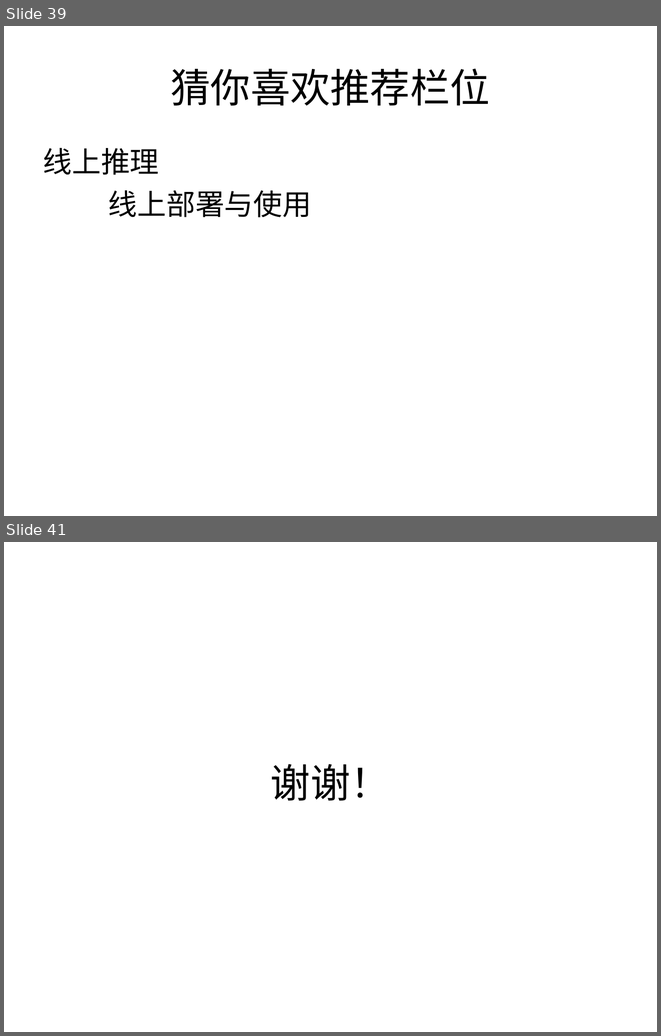
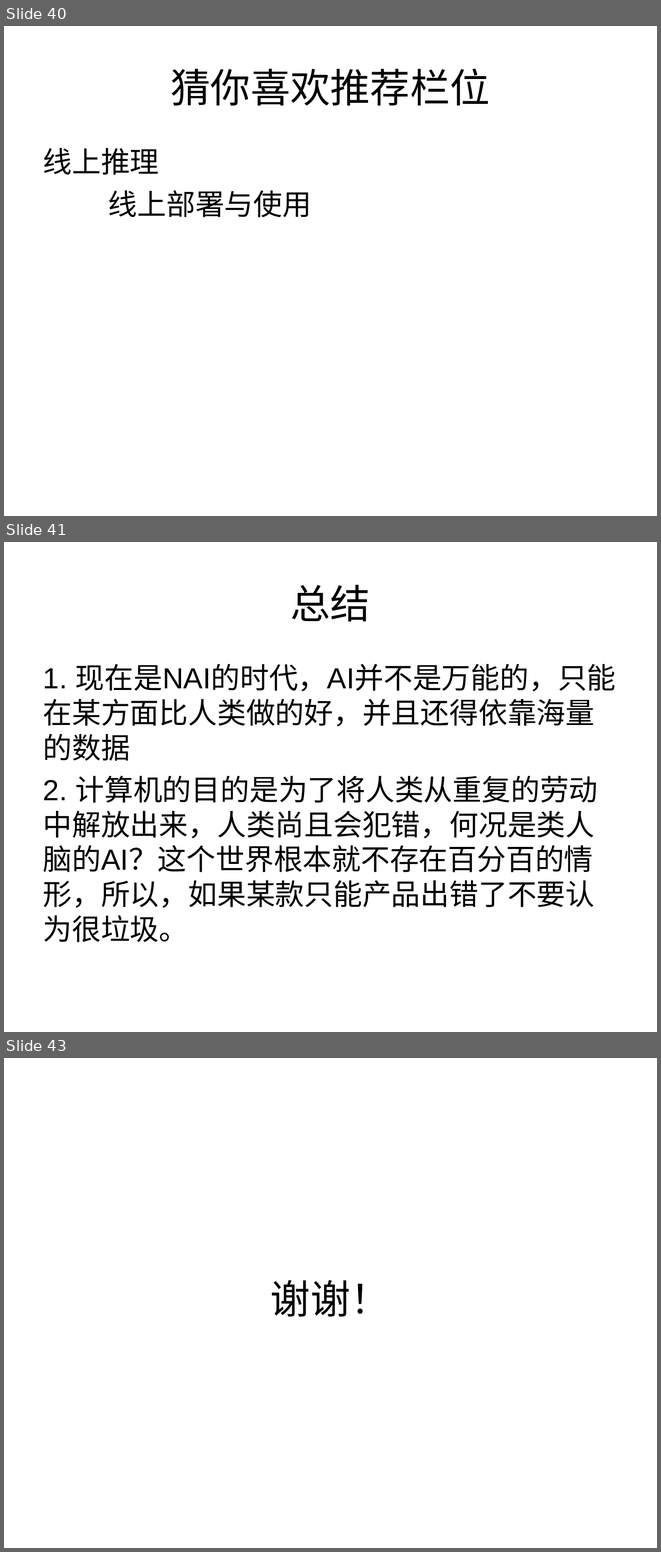
Before and after one commit to zhijie-ai/RL, a slide deck: rl-rec-practice/topk/code/AI的过去现在及未来.ppt. Shown one above the other, each under a label of ours: slides 39 and 41 before the commit, slides 40, 41 and 43 after it; the slides between them are not shown. The pictures are 661x1036 and 661x1552 pixels, drawn with LibreOffice and Linux fonts; fonts in the diff are those of the drawing. Boxes give left, top, right and bottom in pixels: in the first picture for what was removed or moved away, otherwise in the second. Text is boxed around its words. In the diff, an @@ line names an element or a change of style, - is before the commit and + after.

```diff
--- a/rl-rec-practice/topk/code/AI的过去现在及未来.ppt
+++ b/rl-rec-practice/topk/code/AI的过去现在及未来.ppt
@@ slide 41 added at (x1=4, y1=542, x2=657, y2=1032), background #FFFFFF @@
@@ title added at (x1=291, y1=584, x2=371, y2=622), 44 pt, text #000000 @@
+总结
@@ text added at (x1=43, y1=664, x2=616, y2=942), 32 pt, text #000000 @@
+1. 现在是NAI的时代，AI并不是万能的，只能在某方面比人类做的好，并且还得依靠海量的数据
+2. 计算机的目的是为了将人类从重复的劳动中解放出来，人类尚且会犯错，何况是类人脑的AI？这个世界根本就不存在百分百的情形，所以，如果某款只能产品出错了不要认为很垃圾。
@@ what was slide 39 is now slide 40 @@
@@ what was slide 41 is now slide 43 @@
```
Also in this commit, not shown: 2 slides changed, 2 other slides added, 1 slide removed.
